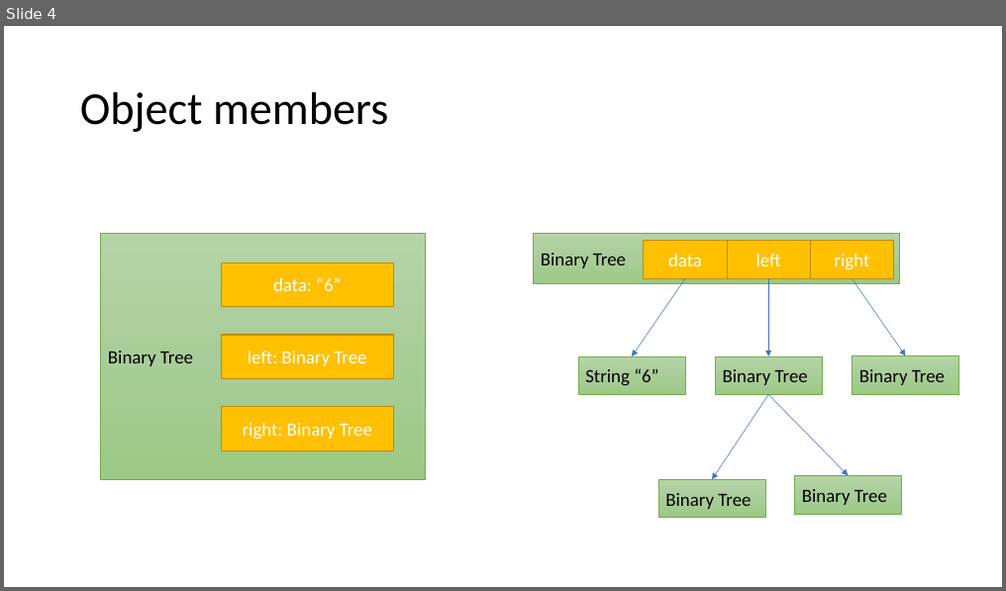
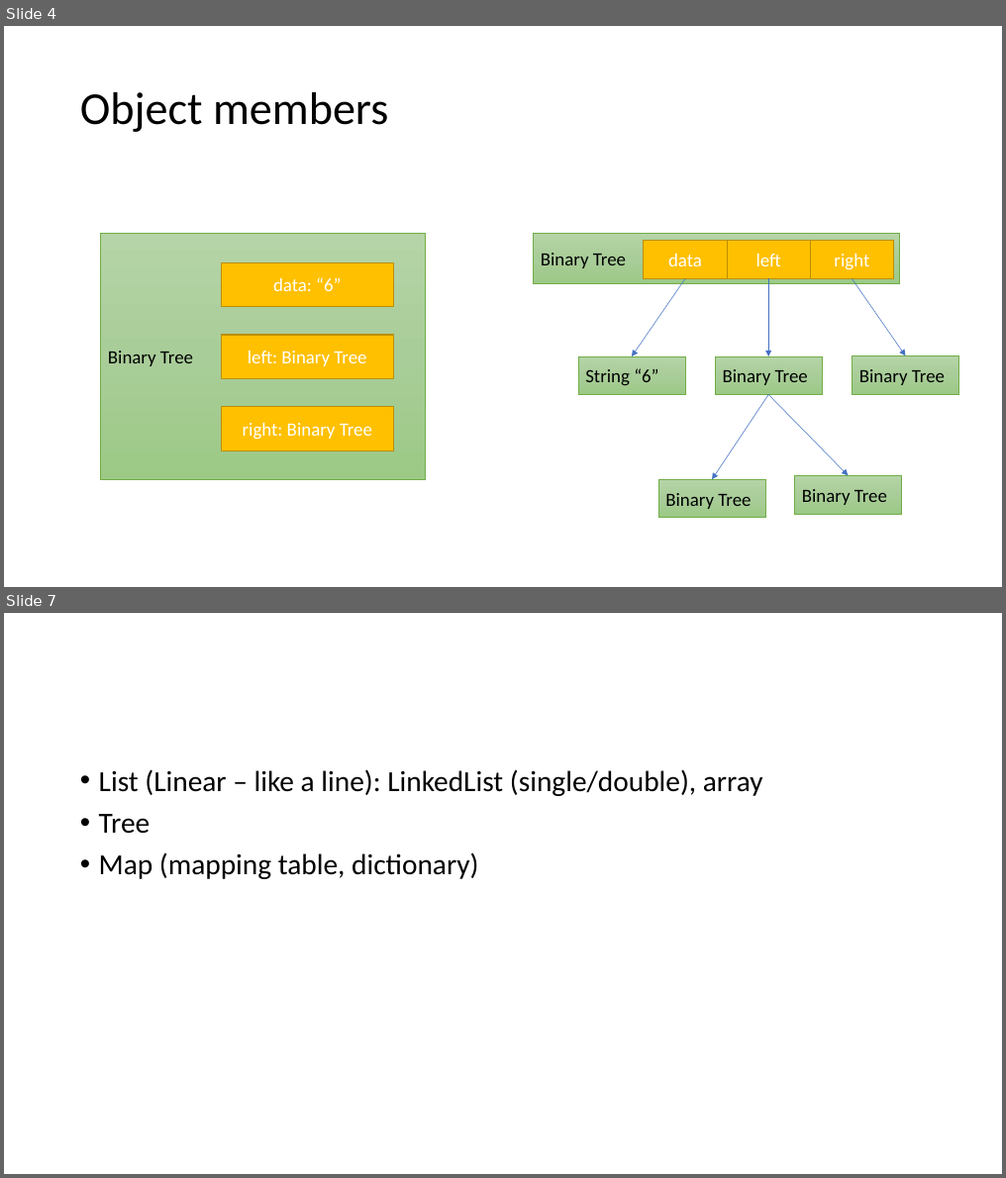
Before and after one commit to brianwhu/fun-in-js, a slide deck: documents/DataStructures.pptx. Shown one above the other, each under a label of ours: slide 4 before the commit, slides 4 and 7 after it; the slides between them are not shown. The pictures are 1006x591 and 1006x1178 pixels, drawn with LibreOffice and Linux fonts; fonts in the diff are those of the drawing. Boxes give left, top, right and bottom in pixels: in the first picture for what was removed or moved away, otherwise in the second. Text is boxed around its words. In the diff, an @@ line names an element or a change of style, - is before the commit and + after.

```diff
--- a/documents/DataStructures.pptx
+++ b/documents/DataStructures.pptx
@@ slide 7 added at (x1=4, y1=613, x2=1002, y2=1174), background #FFFFFF @@
@@ text added at (x1=99, y1=769, x2=763, y2=879), 28 pt, text #000000 @@
+• List (Linear – like a line): LinkedList (single/double), array
+• Tree
+• Map (mapping table, dictionary)
```
Also in this commit, not shown: 1 slide changed, 1 other slide added, 1 other file.
